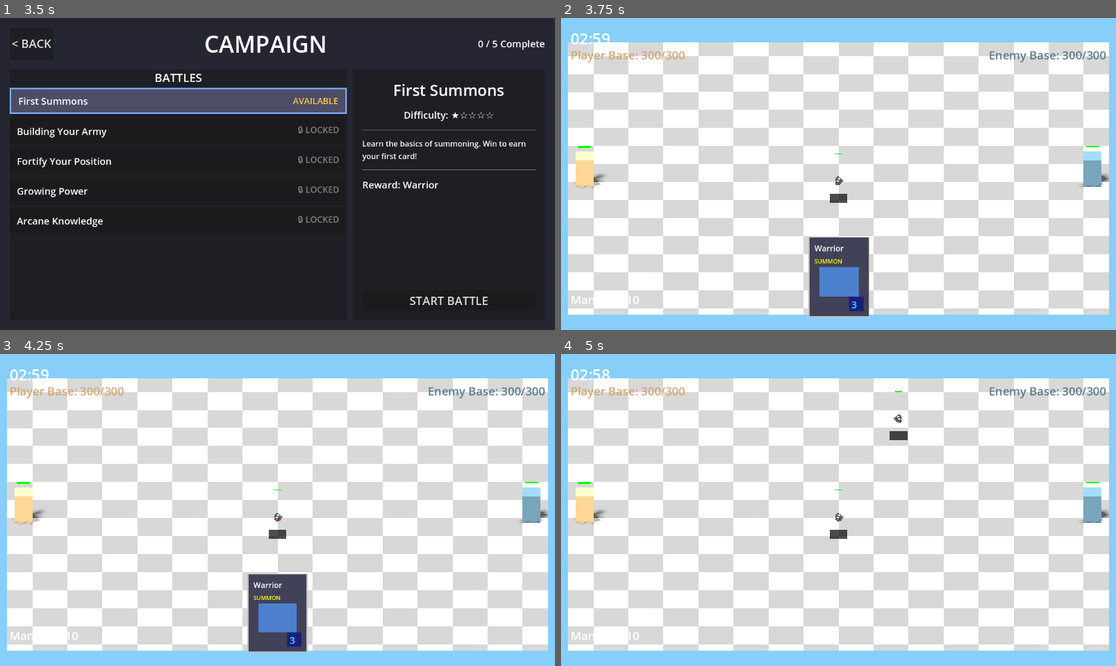
Above: before the commit, frames 1-4 (two rows, left to right).
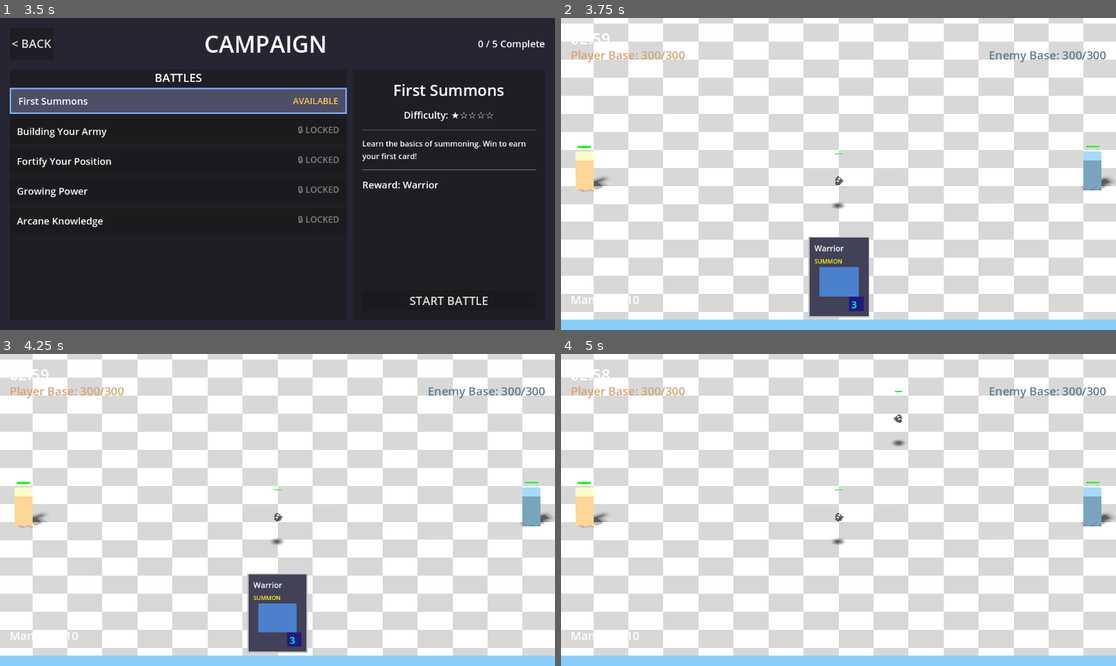
Above: after the commit, the same moments.

Repository: amari-charles/project-summoner
Game: Godot game, scene res://scenes/ui/main_menu.tscn
Two runs of this game, one before a commit and one after it. Both use one fixed random seed, a clock stepped at 60 frames per second and the inputs below.
Inputs (mouse positions are in pixels of both pictures, inside the frame that each line leads up to):
- Up to frame 1 (3.5 s): click "PLAY" at 0.5 s; click "SELECT" at 1.25 s; click "CHOOSE WARRIOR" at 2 s; click (177, 99) at 2.75 s
- Up to frame 2 (3.75 s): click "START BATTLE" at 3.5 s
- Up to frame 3 (4.25 s): no input
- Up to frame 4 (5 s): tap Enter at 4.25 s; drag from (838, 612) to (894, 441) at 4.27 s

Frame 1 is identical in both runs. In frame 2, 28% of the frame differs, in the area x 0-100%, y 0-97%; in frame 3, 28%; in frame 4, 29%.

Commit message:
Fix shadow system with PlaneMesh ground architecture
Changes:
- Replaced BoxMesh with PlaneMesh for ground (no volume occlusion)
- Restored proper transparent gradient shadows at Y=0.01
- Shadows now visible at ground level with soft radial falloff
- Dynamic sprite positioning and HP bar calculation working

Technical details:
- PlaneMesh is true 2D surface at Y=0 (no depth)
- Shadow QuadMesh at Y=0.01 renders above ground
- Radial gradient texture with smoothstep falloff
- Shadow size: 2.0 units (configurable per unit)

Issue identified: Shadows working but positioned too far from feet
Next: Investigate sprite/shadow Y positioning

🤖 Generated with [Claude Code](https://claude.com/claude-code)

Co-Authored-By: Claude <noreply@anthropic.com>

Diff:
--- a/scenes/battlefield/base_battlefield_3d.tscn
+++ b/scenes/battlefield/base_battlefield_3d.tscn
@@ -31,7 +31,8 @@
 [sub_resource type="ShaderMaterial" id="ShaderMaterial_terrain"]
 shader = SubResource("Shader_checkerboard")
 
-[sub_resource type="BoxMesh" id="BoxMesh_8nt87"]
+[sub_resource type="PlaneMesh" id="PlaneMesh_terrain"]
+size = Vector2(100, 100)
 
 [node name="BaseBattlefield3D" type="Node3D" groups=["battlefield"]]
 script = ExtResource("1_script")
@@ -52,8 +53,8 @@
 [node name="GroundLayer" type="Node3D" parent="."]
 
 [node name="Terrain" type="MeshInstance3D" parent="GroundLayer"]
-transform = Transform3D(62.135105, 0, 0, 0, 1, 0, 0, 0, 61.830696, 0, 0, 0)
-mesh = SubResource("BoxMesh_8nt87")
+transform = Transform3D(1, 0, 0, 0, 1, 0, 0, 0, 1, 0, 0, 0)
+mesh = SubResource("PlaneMesh_terrain")
 surface_material_override/0 = SubResource("ShaderMaterial_terrain")
 
 [node name="GameplayLayer" type="Node3D" parent="."]
--- a/scripts/units/shadow_component.gd
+++ b/scripts/units/shadow_component.gd
@@ -24,18 +24,20 @@
 	# Orient flat on ground (rotate -90° around X axis)
 	rotation_degrees = Vector3(-90, 0, 0)
 
-	# DIAGNOSTIC: Position at Y=1.0 (above ground occlusion)
-	position.y = 1.0
+	# Position just above ground (PlaneMesh has no volume)
+	position.y = 0.01
 
 	# Create radial gradient texture
 	shadow_texture = _create_radial_gradient_texture()
 
-	# Create material - simple black semi-transparent for diagnostic
+	# Create material with proper transparent gradient shadow
 	var material = StandardMaterial3D.new()
 	material.transparency = BaseMaterial3D.TRANSPARENCY_ALPHA
+	material.blend_mode = BaseMaterial3D.BLEND_MODE_MIX
 	material.shading_mode = BaseMaterial3D.SHADING_MODE_UNSHADED
 	material.cull_mode = BaseMaterial3D.CULL_DISABLED
-	material.albedo_color = Color(0, 0, 0, 0.7)
+	material.albedo_texture = shadow_texture
+	material.albedo_color = Color(0, 0, 0, shadow_opacity)
 
 	set_surface_override_material(0, material)
 
